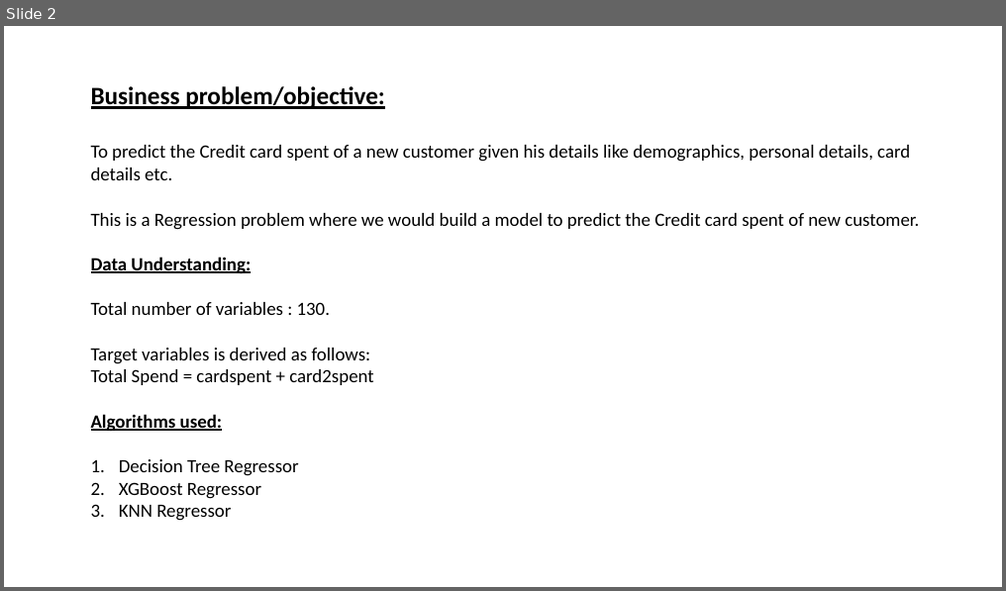
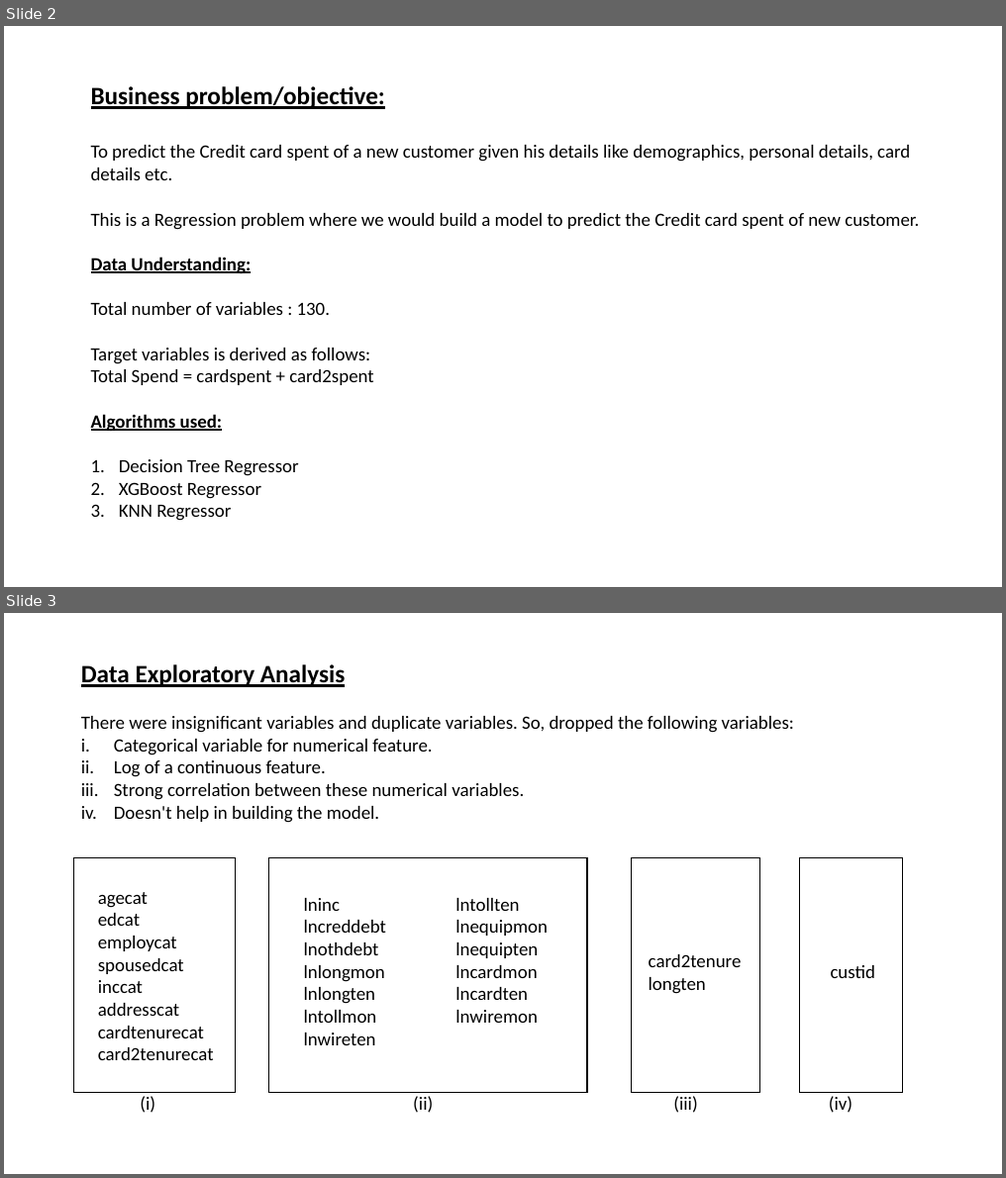
Before and after one commit to devarun07/Analytix, a slide deck: Projects/1. Predicting Credit Card Spend & Identifying Key Drivers/Submission.pptx. Shown one above the other, each under a label of ours: slide 2 before the commit, slides 2 and 3 after it. The pictures are 1006x591 and 1006x1178 pixels, drawn with LibreOffice and Linux fonts; fonts in the diff are those of the drawing. Boxes give left, top, right and bottom in pixels: in the first picture for what was removed or moved away, otherwise in the second. Text is boxed around its words. In the diff, an @@ line names an element or a change of style, - is before the commit and + after.

```diff
--- a/Projects/1. Predicting Credit Card Spend & Identifying Key Drivers/Submission.pptx
+++ b/Projects/1. Predicting Credit Card Spend & Identifying Key Drivers/Submission.pptx
@@ slide 3 added at (4,613,1002,1174), background #FFFFFF @@
@@ text added at (81,664,852,1113), 18 pt, text #000000 @@
+Data Exploratory Analysis
+There were insignificant variables and duplicate variables. So, dropped the following variables:
+i. Categorical variable for numerical feature.
+ii. Log of a continuous feature.
+iii. Strong correlation between these numerical variables.
+iv. Doesn't help in building the model.
+(i) (ii) (iii) (iv)
@@ rectangle added at (73,859,236,1093), fill #FFFFFF, outline #000000 1 pt, 18 pt, text #000000 @@
+agecat
+edcat
+employcat
+spousedcat
+inccat
+addresscat
+cardtenurecat
+card2tenurecat
@@ rectangle added at (268,859,587,1093), fill #FFFFFF, outline #000000 1 pt @@
@@ rectangle added at (632,859,760,1093), fill #FFFFFF, outline #000000 1 pt @@
@@ rectangle added at (799,859,903,1093), fill #FFFFFF, outline #000000 1 pt @@
@@ text added at (304,898,386,1046), 18 pt, text #000000 @@
+lninc
+lncreddebt
+lnothdebt
+lnlongmon
+lnlongten
+lntollmon
+lnwireten
@@ text added at (455,898,548,1023), 18 pt, text #000000 @@
+lntollten
+lnequipmon
+lnequipten
+lncardmon
+lncardten
+lnwiremon
@@ text added at (648,955,742,994), 18 pt, text #000000 @@
+card2tenure
+longten
@@ text added at (831,965,876,978), 18 pt, text #000000 @@
+custid
```
Also in this commit, not shown: 7 other slides added, 1 slide removed, 3 other files.
